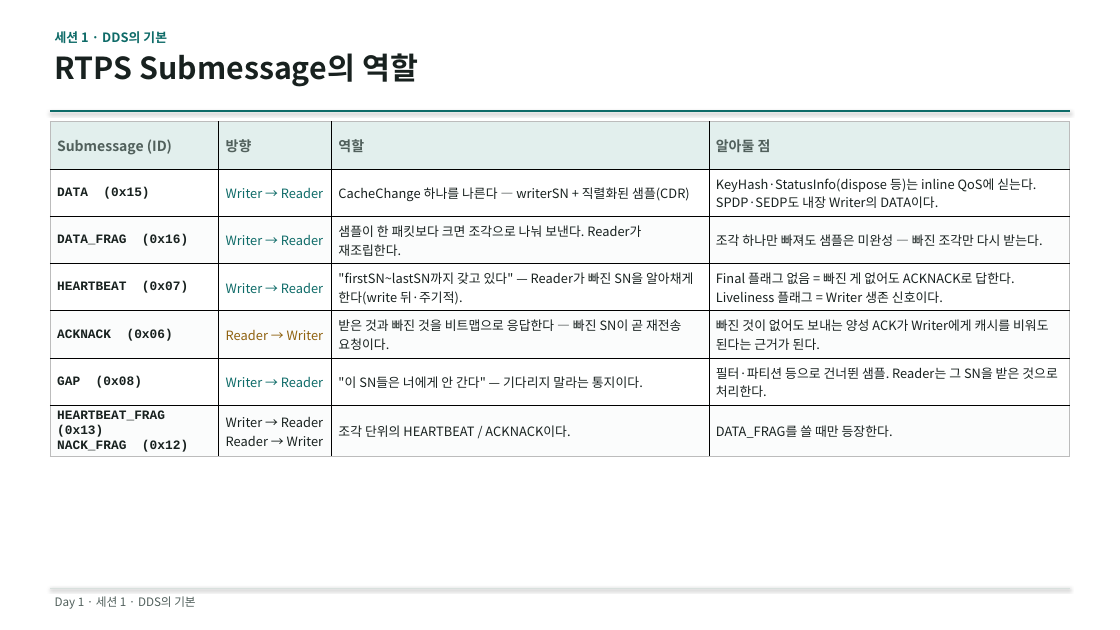
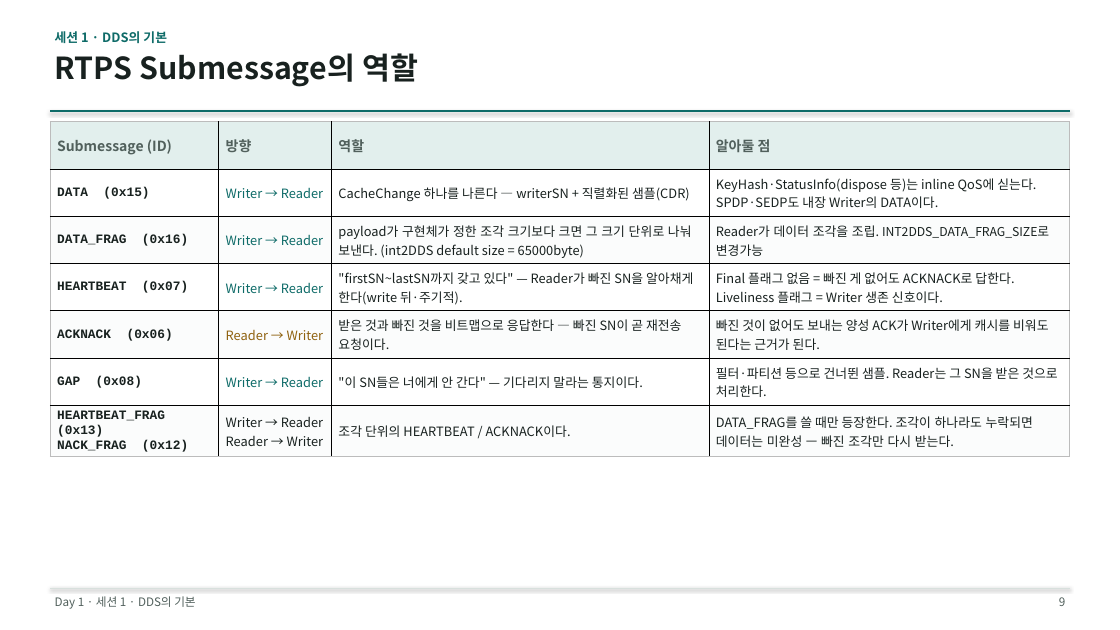
Before and after one commit to IntellectusCorp/int2DDS-lecture, a slide deck: slide 9 of int2dds-lecture.pptx. Drawn at 1120x630 pixels with LibreOffice and Linux fonts; fonts in the diff are those of the drawing. Boxes give left, top, right and bottom in pixels: in the first picture for what was removed or moved away, otherwise in the second. Text is boxed around its words. In the diff, an @@ line names an element or a change of style, - is before the commit and + after.

```diff
--- a/int2dds-lecture.pptx
+++ b/int2dds-lecture.pptx
@@ table at (50,122,1070,456) @@
-row 3, column 3: 샘플이 한 패킷보다 크면 조각으로 나눠 보낸다. Reader가 재조립한다.
+row 3, column 3: payload가 구현체가 정한 조각 크기보다 크면 그 크기 단위로 나눠 보낸다. (int2DDS default size = 65000byte)
-row 3, column 4: 조각 하나만 빠져도 샘플은 미완성 — 빠진 조각만 다시 받는다.
+row 3, column 4: Reader가 데이터 조각을 조립. INT2DDS_DATA_FRAG_SIZE로 변경가능
-row 7, column 4: DATA_FRAG를 쓸 때만 등장한다.
+row 7, column 4: DATA_FRAG를 쓸 때만 등장한다. 조각이 하나라도 누락되면 데이터는 미완성 — 빠진 조각만 다시 받는다.
@@ page number added at (1059,597,1065,606), 10 pt, text #51605C @@
+9
```
Also in this commit, not shown: 52 other slides changed.
